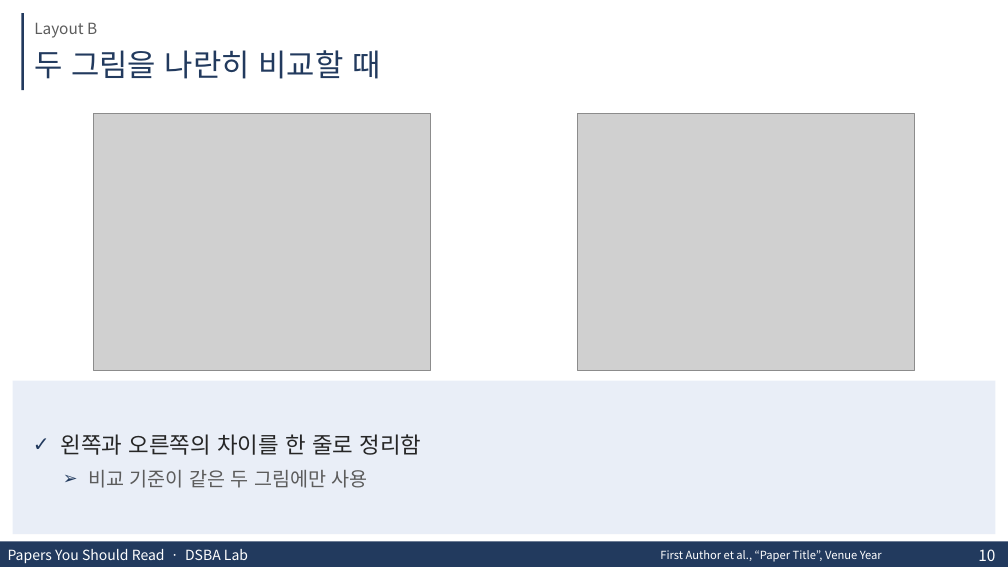
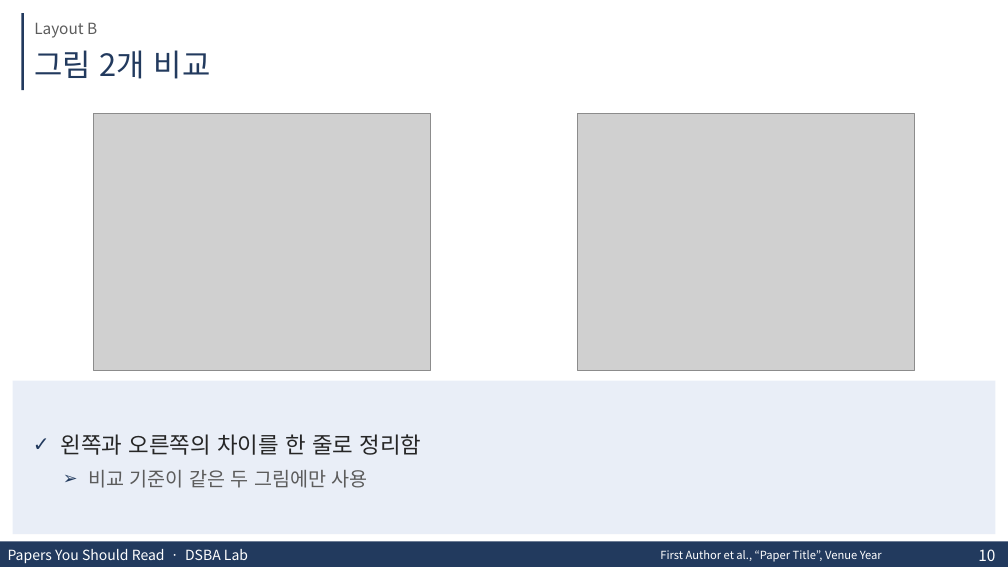
Before and after one commit to KimJaehee0725/research-slides, a slide deck: slide 10 of assets/research-slides-template.pptx. Drawn at 1008x567 pixels with LibreOffice and Linux fonts; fonts in the diff are those of the drawing; grey boxes stand for pictures; background and template pictures are left out. Boxes give left, top, right and bottom in pixels: in the first picture for what was removed or moved away, otherwise in the second. Text is boxed around its words. In the diff, an @@ line names an element or a change of style, - is before the commit and + after.

```diff
--- a/assets/research-slides-template.pptx
+++ b/assets/research-slides-template.pptx
@@ title at [34, 50, 211, 79]: text changed @@
-두 그림을 나란히 비교할 때
+그림 2개 비교
```
Also in this commit, not shown: 7 other slides changed, 12 other files.
